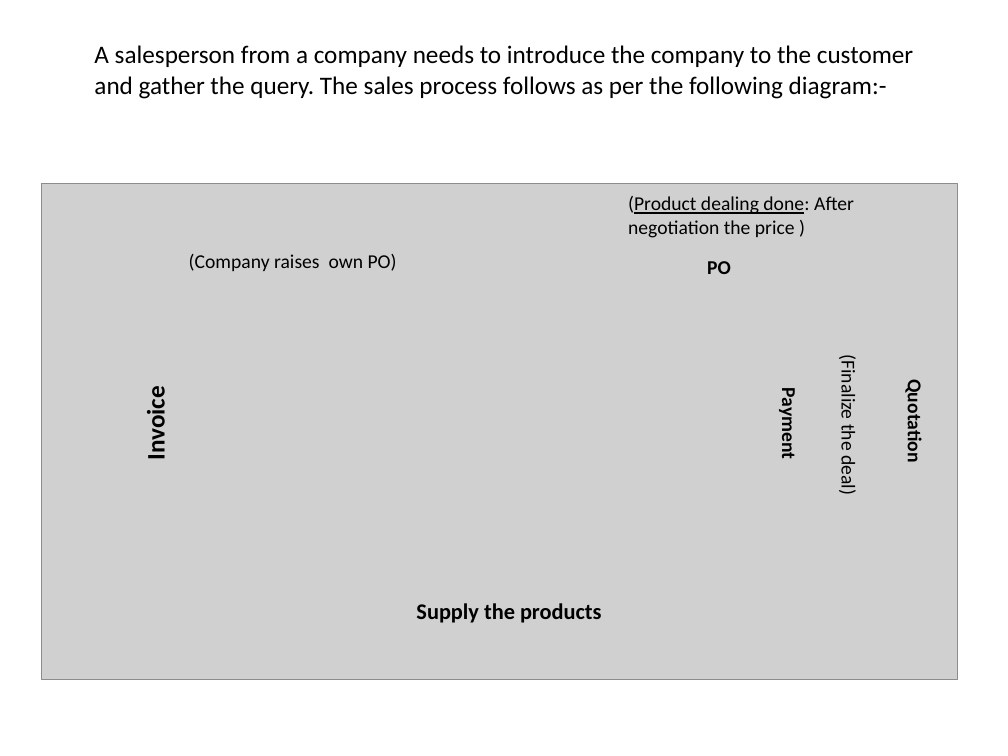
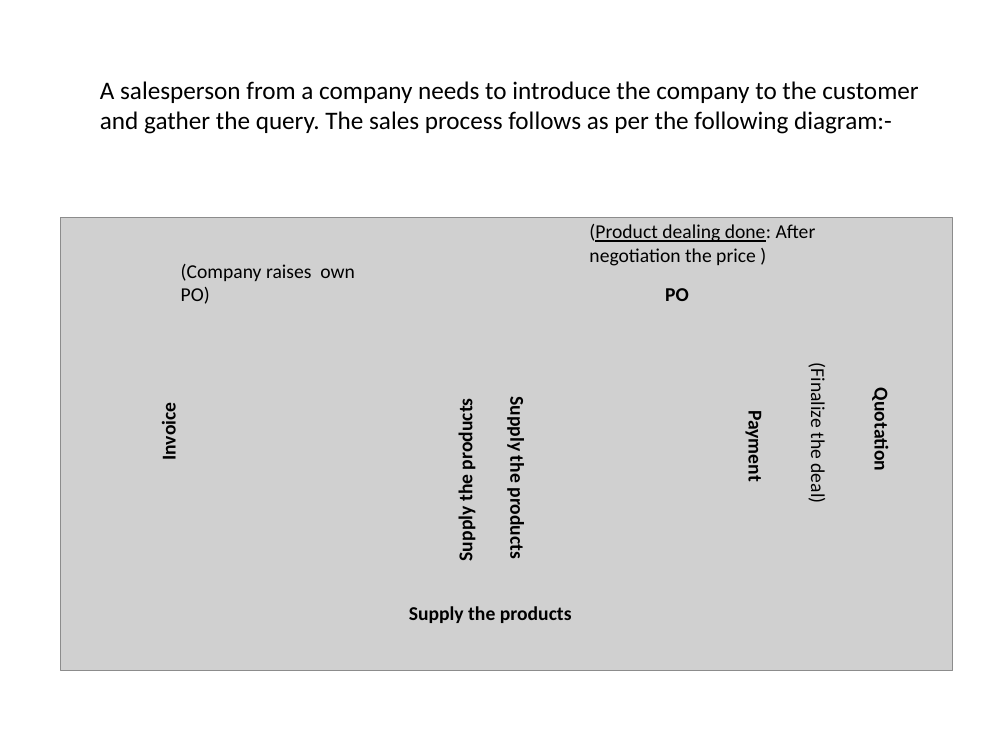
Before and after one commit to shivangisaxena16/CRM, a slide deck: slide 1 of Presentation/Presentation1.pptx. Drawn at 1008x756 pixels with LibreOffice and Linux fonts; fonts in the diff are those of the drawing; grey boxes stand for pictures. Boxes give left, top, right and bottom in pixels: in the first picture for what was removed or moved away, otherwise in the second. Text is boxed around its words. In the diff, an @@ line names an element or a change of style, - is before the commit and + after.

```diff
--- a/Presentation/Presentation1.pptx
+++ b/Presentation/Presentation1.pptx
@@ text "A salesperson from a company ...": place and size @@
-text "A salesperson from a company ..." at (94,45,913,99)
+text "A salesperson from a company ..." at (100,81,918,134)
@@ picture: place and size @@
-picture at (42,183,959,679)
+picture at (61,217,954,670)
@@ text "(Product dealing done: After negotiation ...": place and size @@
-text "(Product dealing done: After negotiation ..." at (628,196,854,238)
+text "(Product dealing done: After negotiation ..." at (589,224,816,266)
@@ text "(Company raises own PO)" rewrapped from (189,254,397,271) to (181,264,355,304) @@
@@ text "PO": place and size @@
-text "PO" at (707,261,731,274)
+text "PO" at (665,288,689,301)
@@ text "(Finalize the deal)": place and size @@
-text "(Finalize the deal)" at (836,361,860,494)
+text "(Finalize the deal)" at (806,369,830,502)
@@ text "Invoice": place and size @@
-text "Invoice" at (141,393,172,459)
+text "Invoice" at (157,407,181,459)
@@ text "Invoice" at (157,407,181,459): size 18 to 14 pt @@
@@ text "Quotation": place and size @@
-text "Quotation" at (903,388,927,461)
+text "Quotation" at (869,396,893,469)
@@ text added at (454,405,478,560), 14 pt, text #000000, bold @@
+Supply the products
@@ text added at (505,401,529,558), 14 pt, text #000000, bold @@
+Supply the products
@@ text "Payment": place and size @@
-text "Payment" at (777,395,801,458)
+text "Payment" at (743,417,767,480)
@@ text "Supply the products": place and size @@
-text "Supply the products" at (416,603,602,623)
+text "Supply the products" at (409,606,572,623)
@@ text "Supply the products" at (409,606,572,623): size 16 to 14 pt @@
```
Also in this commit, not shown: 1 other file.
